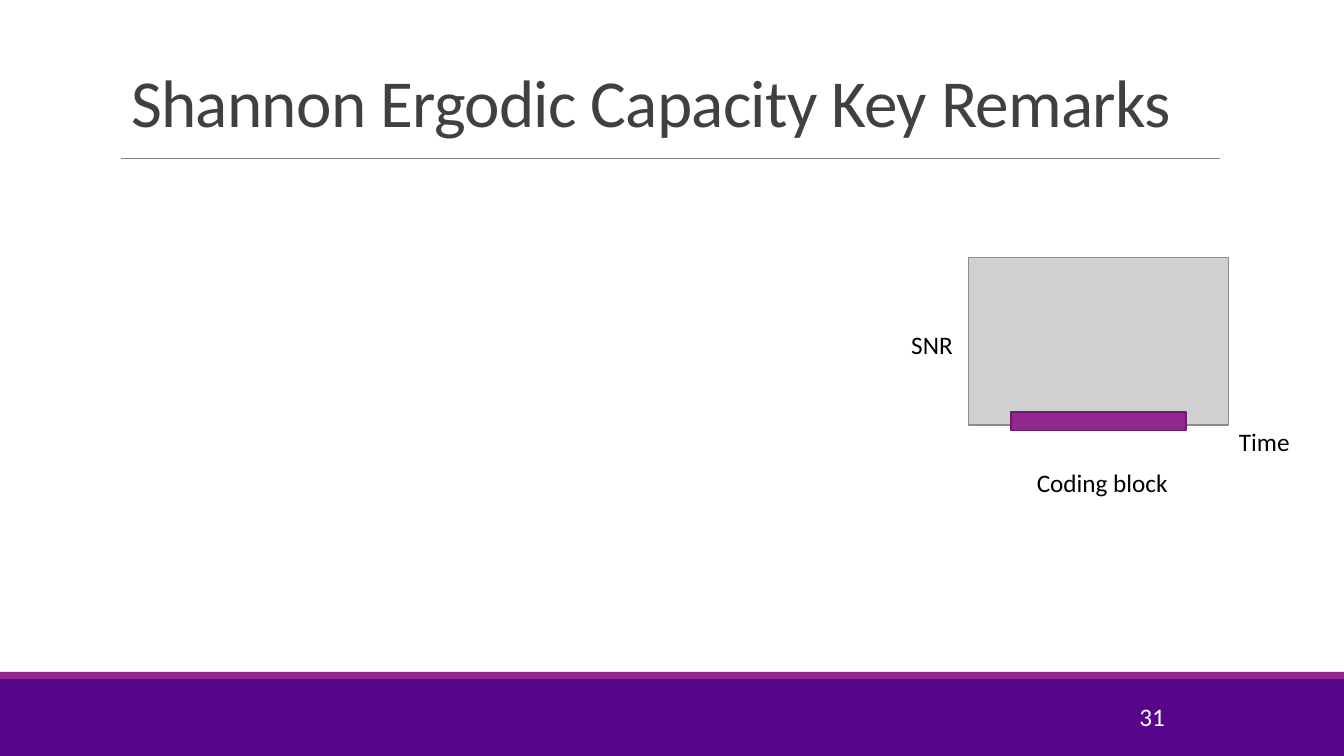
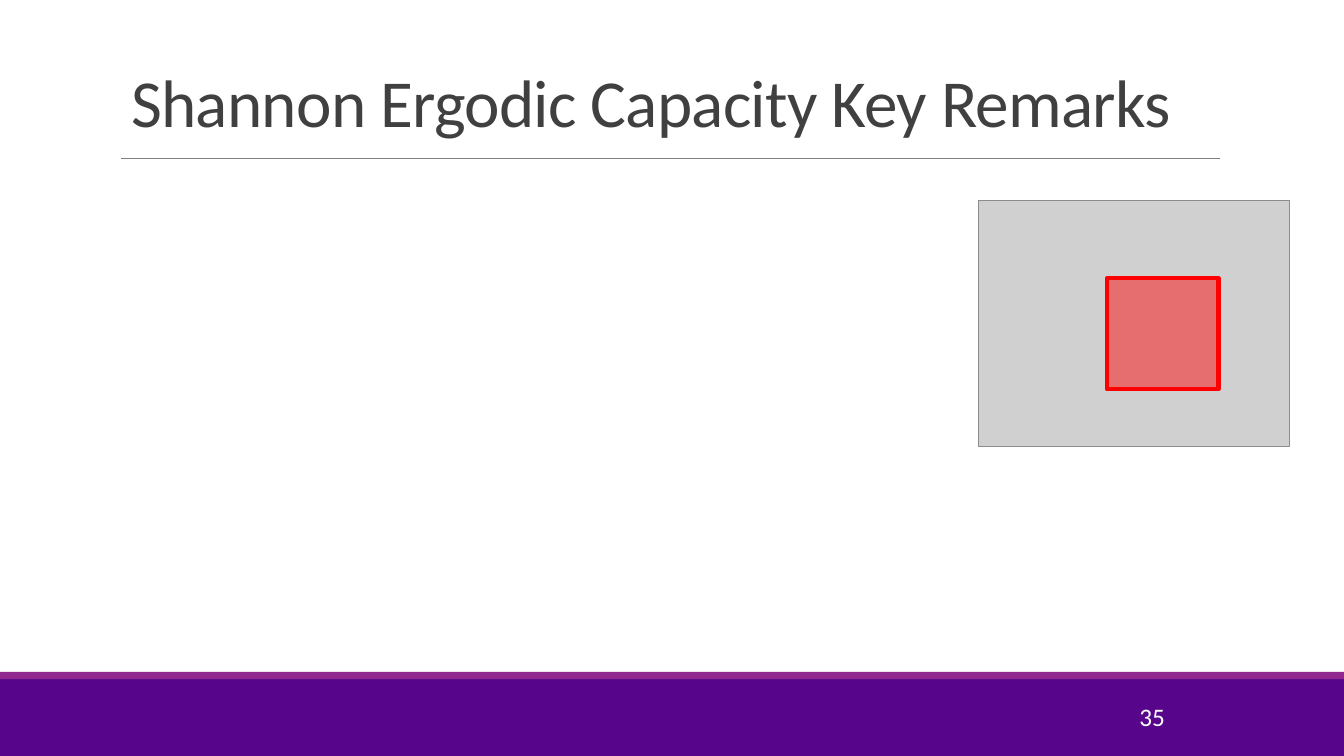
Before and after one commit to sdrangan/wirelesscomm, a slide deck: slide 35 of lectures/Unit04_Coding.pptx (slide 31 before the commit). Drawn at 1344x756 pixels with LibreOffice and Linux fonts; fonts in the diff are those of the drawing; grey boxes stand for pictures; background and template pictures are left out. Boxes give left, top, right and bottom in pixels: in the first picture for what was removed or moved away, otherwise in the second. Text is boxed around its words. In the diff, an @@ line names an element or a change of style, - is before the commit and + after.

Commit message:
Updated video on coded capacity

```diff
--- a/lectures/Unit04_Coding.pptx
+++ b/lectures/Unit04_Coding.pptx
@@ picture: place and size @@
-picture at <box>968,257,1229,425</box>
+picture at <box>979,201,1291,447</box>
@@ rectangle added at <box>1107,278,1219,389</box>, fill #FF0000 at 47% opacity, outline #FF0000 3 pt @@
@@ text removed at <box>911,337,952,354</box> @@
-SNR
@@ rectangle removed at <box>1011,412,1187,431</box> @@
@@ text removed at <box>1239,433,1290,451</box> @@
-Time
@@ text removed at <box>1037,474,1167,497</box> @@
-Coding block
@@ page number at <box>1139,709,1165,726</box>: text changed @@
-31
+35
```
Also in this commit, not shown: 9 other slides changed, 7 slides added, 4 other files.
